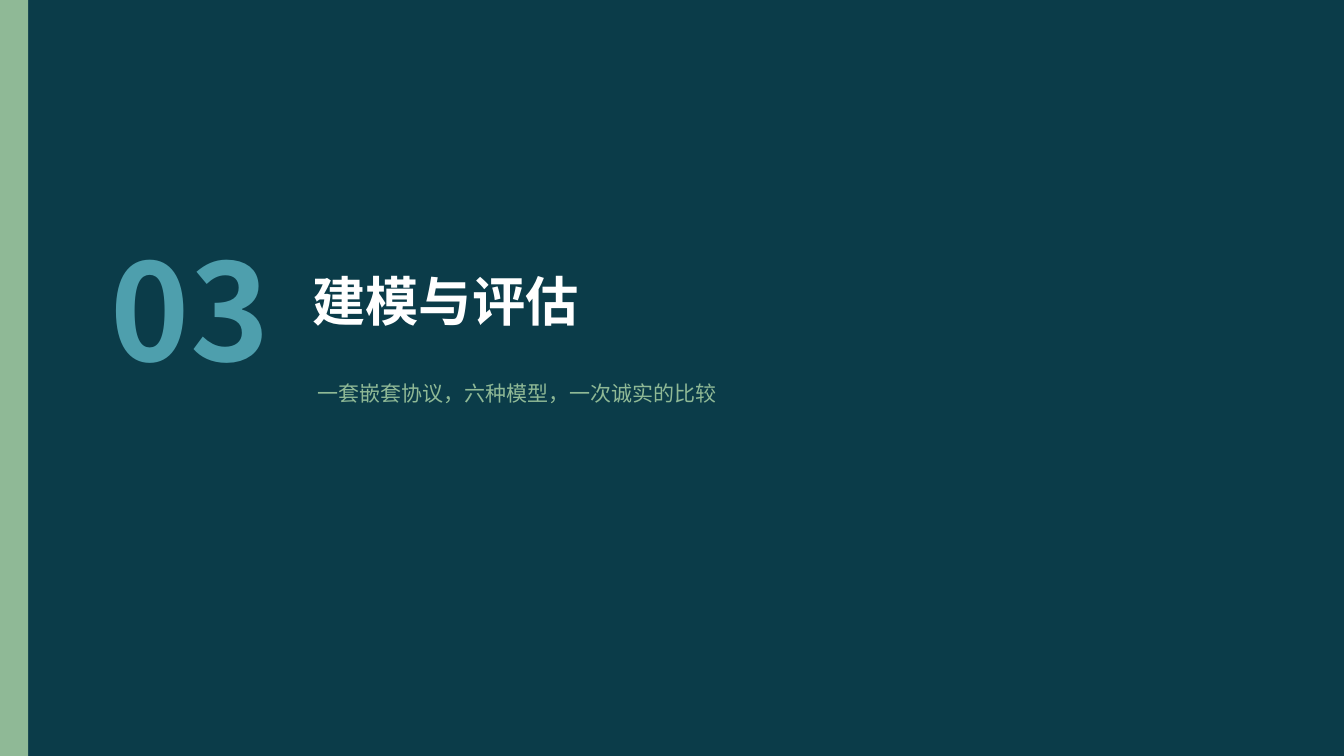
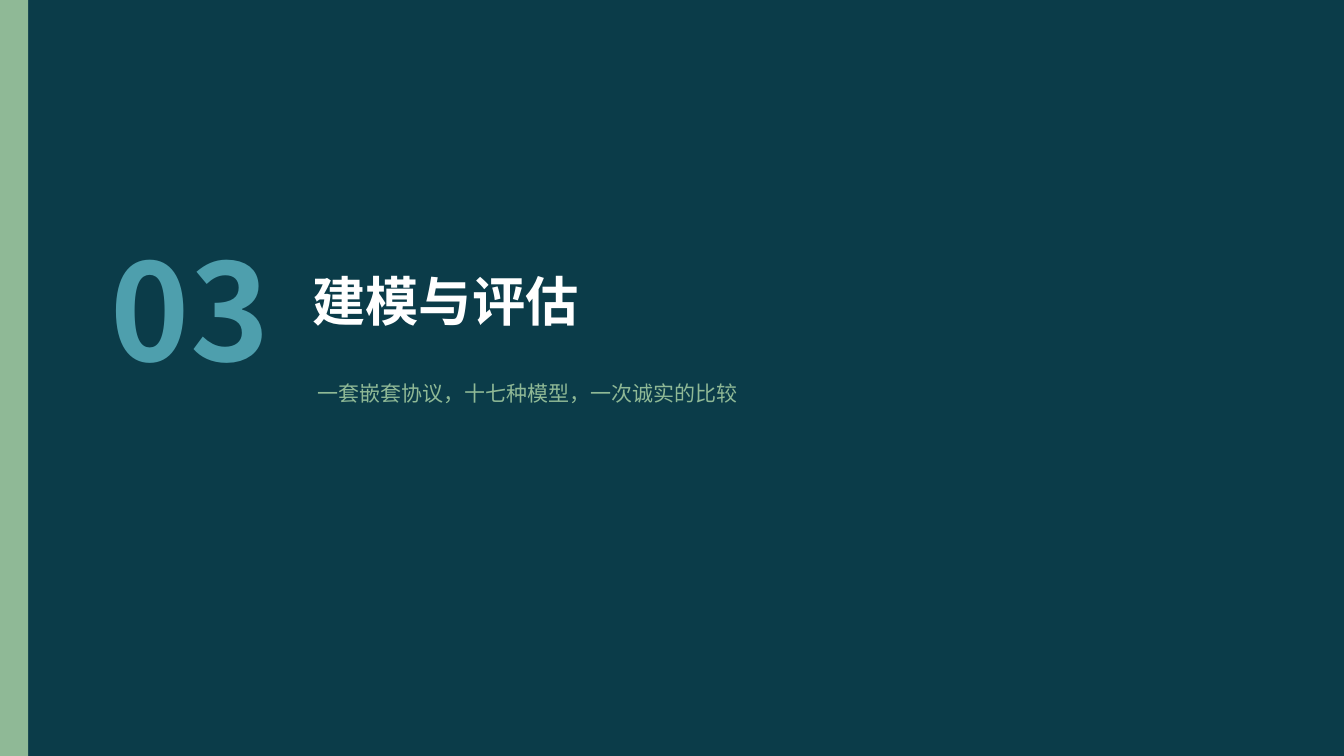
Before and after one commit to pengsihua2023/Christina-machine-learning-project, a slide deck: slide 12 of slides/Influenza_Microbiome_ML_Overview_ZH.pptx. Drawn at 1344x756 pixels with LibreOffice and Linux fonts; fonts in the diff are those of the drawing. Boxes give left, top, right and bottom in pixels: in the first picture for what was removed or moved away, otherwise in the second. Text is boxed around its words. In the diff, an @@ line names an element or a change of style, - is before the commit and + after.

```diff
--- a/slides/Influenza_Microbiome_ML_Overview_ZH.pptx
+++ b/slides/Influenza_Microbiome_ML_Overview_ZH.pptx
@@ text at (x1=317, y1=383, x2=737, y2=403): text changed @@
-一套嵌套协议，六种模型，一次诚实的比较
+一套嵌套协议，十七种模型，一次诚实的比较
```
Also in this commit, not shown: 17 other slides changed, 2 slides added, 1 slide removed, 3 other files.
